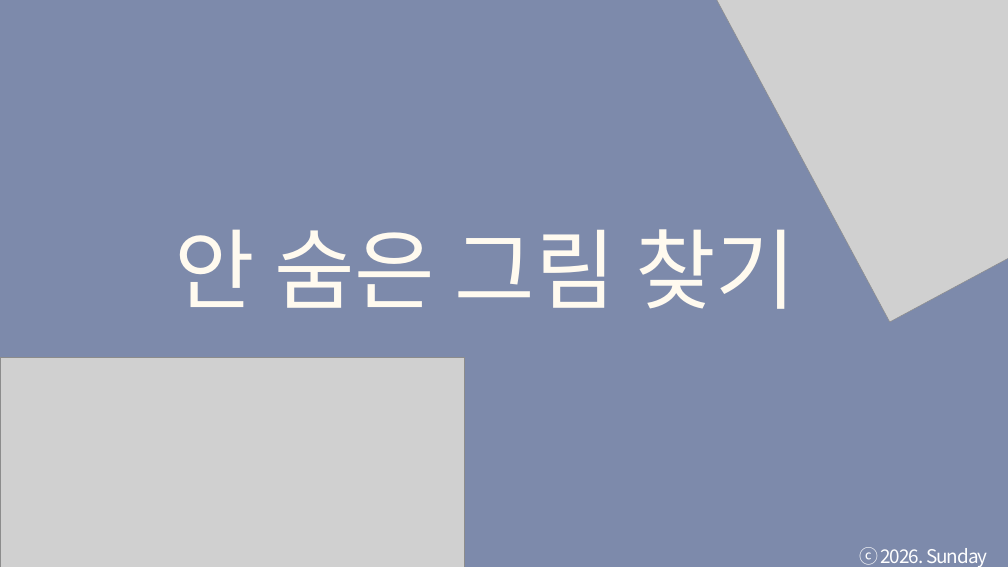
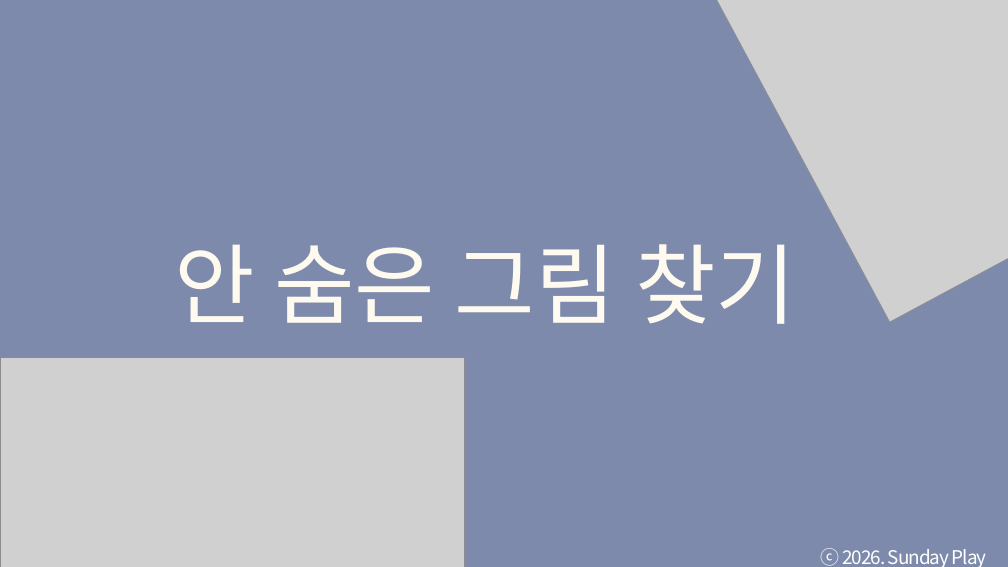
Before and after one commit to tkdgns25300/sunday_play, a slide deck: slide 1 of public/downloads/games/transparent-image-quiz/rules.pptx. Drawn at 1008x567 pixels with LibreOffice and Linux fonts; fonts in the diff are those of the drawing; grey boxes stand for pictures. Boxes give left, top, right and bottom in pixels: in the first picture for what was removed or moved away, otherwise in the second. Text is boxed around its words. In the diff, an @@ line names an element or a change of style, - is before the commit and + after.

```diff
--- a/public/downloads/games/transparent-image-quiz/rules.pptx
+++ b/public/downloads/games/transparent-image-quiz/rules.pptx
@@ text "안 숨은 그림 찾기" moved from (x1=174, y1=229, x2=796, y2=309) to (x1=174, y1=244, x2=796, y2=324) @@
@@ text "안 숨은 그림 찾기" at (x1=174, y1=244, x2=796, y2=324): font Calibri to Noto Sans CJK KR @@
@@ text "ⓒ 2026. Sunday Play" rewrapped from (x1=859, y1=547, x2=988, y2=567) to (x1=821, y1=548, x2=987, y2=567) @@
```
Also in this commit, not shown: 12 other slides changed, 3 other files.
